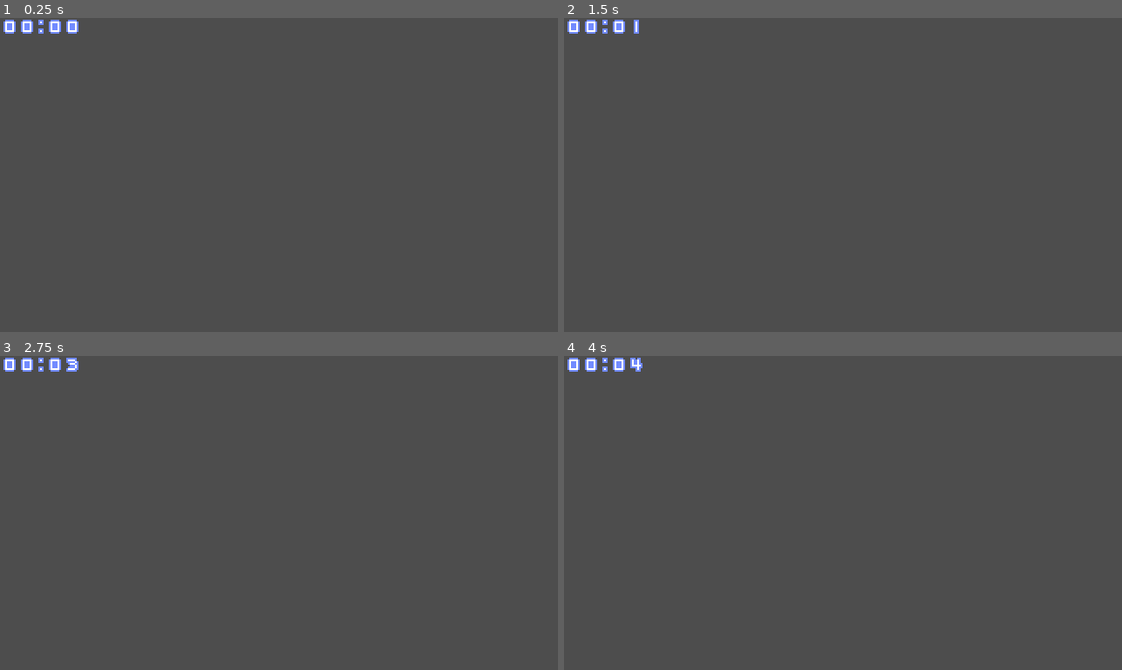
Above: before the commit, frames 1-4 (two rows, left to right).
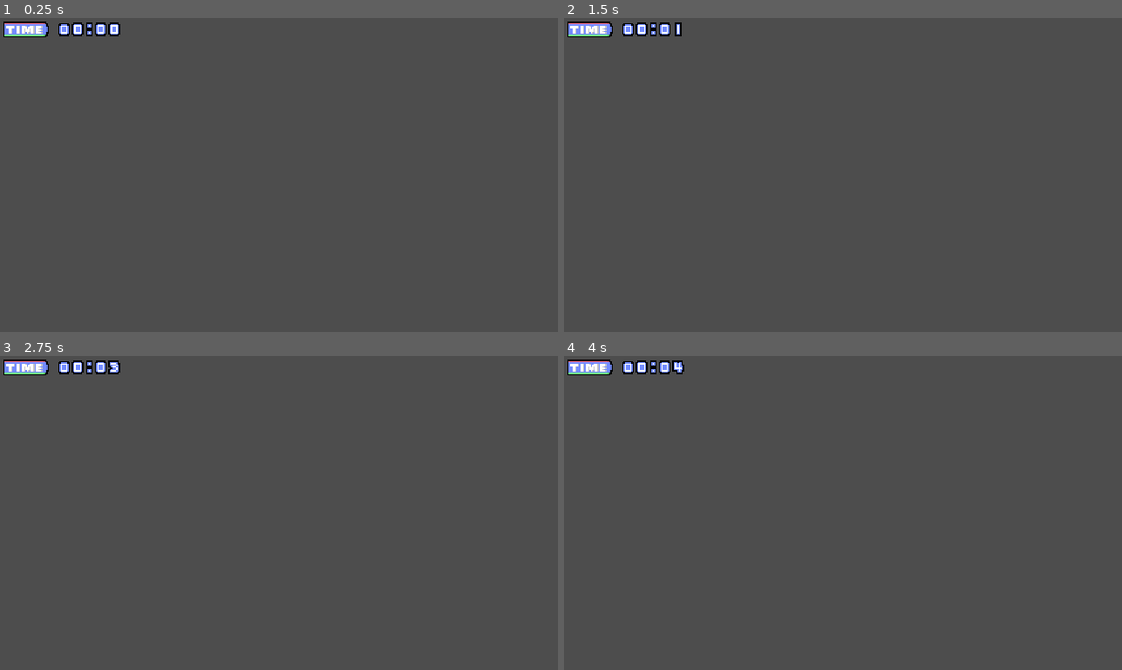
Above: after the commit, the same moments.

Repository: Cucumber-Maki/GGJ-Ports-MMU-2026
Game: Godot game, scene res://assets/hud/timer.tscn
Same seed, same stepped clock (60 frames per second), same inputs: the game is played once before the commit and once after it. This scene is started directly instead of the project's main scene.
Inputs:
- Up to frame 1 (0.25 s): no input
- Up to frame 2 (1.5 s): tap Enter at 0.5 s; hold D (PlayerRight) 0.53-1.28 s; tap J (PlayerJump) at 0.77 s; tap Space at 1.25 s; hold A (PlayerLeft) from 1.28 s (still down)
- Up to frame 3 (2.75 s): tap J (PlayerJump) at 1.52 s; tap Enter at 2 s; release A (PlayerLeft) at 2.03 s; hold D (PlayerRight) from 2.03 s (still down)
- Up to frame 4 (4 s): tap Space at 2.75 s; tap J (PlayerJump) at 3.02, 3.77 s; tap Enter at 3.5 s; release D (PlayerRight) at 3.53 s; hold A (PlayerLeft) from 3.53 s (still down)

The runs differ from the first frame. In frame 1, 0.8% of the frame differs, in the area x 0-22%, y 0-7%; in frame 2, 0.8%; in frame 3, 0.8%; in frame 4, 0.8%.

Commit message:
fix: add timer outlines

Diff:
--- a/assets/hud/timer.tscn
+++ b/assets/hud/timer.tscn
@@ -1,27 +1,34 @@
 [gd_scene format=3 uid="uid://b14g0lksq3jhy"]
 
 [ext_resource type="Script" uid="uid://cxlckhiuu67is" path="res://assets/hud/timer.gd" id="1_n0erh"]
-[ext_resource type="Texture2D" uid="uid://b6mkow8uie06e" path="res://Everything New/TimerDigits.png" id="2_knecx"]
+[ext_resource type="Texture2D" uid="uid://b6mkow8uie06e" path="res://assets/hud/TimerDigits.png" id="2_knecx"]
+[ext_resource type="Texture2D" uid="uid://ikwk47q5lfch" path="res://assets/hud/TimeHUD.png" id="2_xetnf"]
 
 [sub_resource type="AtlasTexture" id="AtlasTexture_mdejw"]
 atlas = ExtResource("2_knecx")
-region = Rect2(99, 0, 11, 10)
-
-[sub_resource type="CompressedTexture2D" id="CompressedTexture2D_2sftf"]
-load_path = "res://.godot/imported/TimerDigits.png-356249d2b044513292651590e2a17bf0.ctex"
+region = Rect2(99, 0, 11, 12)
 
 [sub_resource type="AtlasTexture" id="AtlasTexture_mlb65"]
-atlas = SubResource("CompressedTexture2D_2sftf")
-region = Rect2(112, 0, 7, 10)
+atlas = ExtResource("2_knecx")
+region = Rect2(112, 0, 7, 12)
 
 [node name="Timer" type="MarginContainer" unique_id=1591319583]
-offset_right = 220.0
-offset_bottom = 20.0
+offset_right = 219.0
+offset_bottom = 26.0
+theme_override_constants/margin_left = 4
+theme_override_constants/margin_top = 4
+theme_override_constants/margin_right = 4
+theme_override_constants/margin_bottom = 4
 script = ExtResource("1_n0erh")
 
 [node name="HBoxContainer" type="HBoxContainer" parent="." unique_id=1370744086]
 layout_mode = 2
-theme_override_constants/separation = -2
+theme_override_constants/separation = 0
+
+[node name="Digit5" type="TextureRect" parent="HBoxContainer" unique_id=1715025220]
+layout_mode = 2
+texture = ExtResource("2_xetnf")
+expand_mode = 3
 
 [node name="Digit" type="TextureRect" parent="HBoxContainer" unique_id=1097200004]
 layout_mode = 2
Binary file removed: Everything New/TimeHUD.png
Binary file removed: Everything New/TimerDigits.png
Binary file added: assets/hud/TimeHUD.png
Not shown, changed: assets/hud/TimeHUD.png.import
Binary file added: assets/hud/TimerDigits.png
Not shown, changed: assets/hud/TimerDigits.png.import
